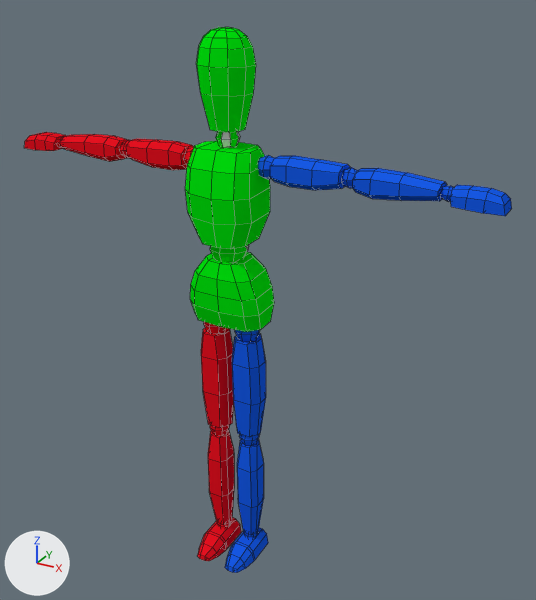
Two versions of the Blender file Blender files/Character.blend, one commit apart.
Before and after are seen from a 50 mm camera at (1.099, -1.764, 1.845) aimed at (0.094, 0.062, 0.932). Every picture has the same lights, and +X, +Y and +Z are marked at lower left. Mesh edges are drawn as thin lines.
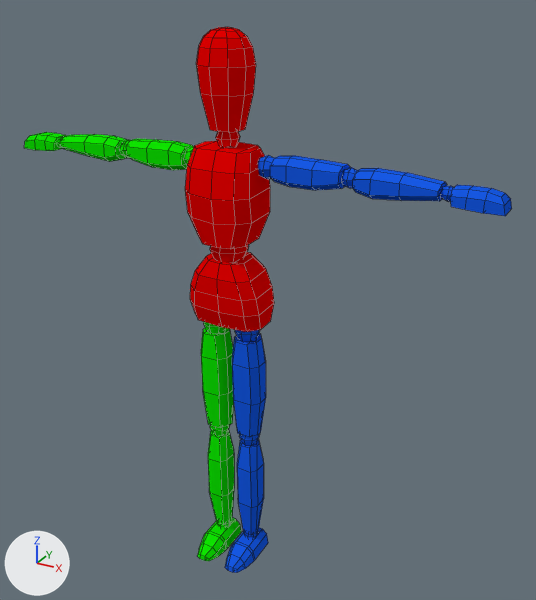
Location of each change, [x1, y1, x2, y2] in pixels of the pictures (536 x 600 px):
```json
{"object": "Cube", "change": "recoloured", "before": [24, 27, 274, 561], "after": [24, 27, 274, 561]}
{"part": 1, "of": "me_cube", "change": "recoloured", "before": [221, 131, 240, 148], "after": [221, 131, 240, 148]}
{"part": 2, "of": "me_cube", "change": "recoloured", "before": [24, 132, 241, 561], "after": [24, 132, 241, 561], "on screen": "red to green"}
{"part": 3, "of": "me_cube", "change": "recoloured", "before": [185, 27, 274, 332], "after": [185, 27, 274, 332], "on screen": "green to red"}
```

Edits to the scene script, one JSON object a line:
```json
{"op": "set", "path": "mat_red.base_color", "old": "(0.8, 0.00602, 0.0149)", "new": "(0.8, 0.0, 0.0)", "note": "red #e71221 -> red #e70000"}
{"op": "set", "path": "mat_green.base_color", "old": "(0.0, 0.8, 0.00423)", "new": "(0.00496, 0.8, 0.000294)", "note": "green #00e70e -> green #0fe701"}
{"block": "me_cube", "where": "me_cube.from_pydata(...)  # 918 vertices, 856 faces; spans x -0.78..0.78, y -0.13..0.08, z 0.0..1.72"}
{"block": "me_cube", "where": "# used by ob_cube; location = (0.0, 0.0, 0.0)"}
{"block": "me_cube", "change": "me_cube part 1: 8 of the faces centred in x -0.03..0.03, y -0.02..0.03, z 1.42..1.44 switch from mat_material (white #e7e7e7) to mat_red (red #e70000)"}
{"block": "me_cube", "change": "me_cube part 2: all 320 faces that had it switch from mat_red (red #e71221) to mat_green (green #0fe701)"}
{"block": "me_cube", "change": "me_cube part 3: all 188 faces that had it switch from mat_green (green #00e70e) to mat_red (red #e70000)"}
```
